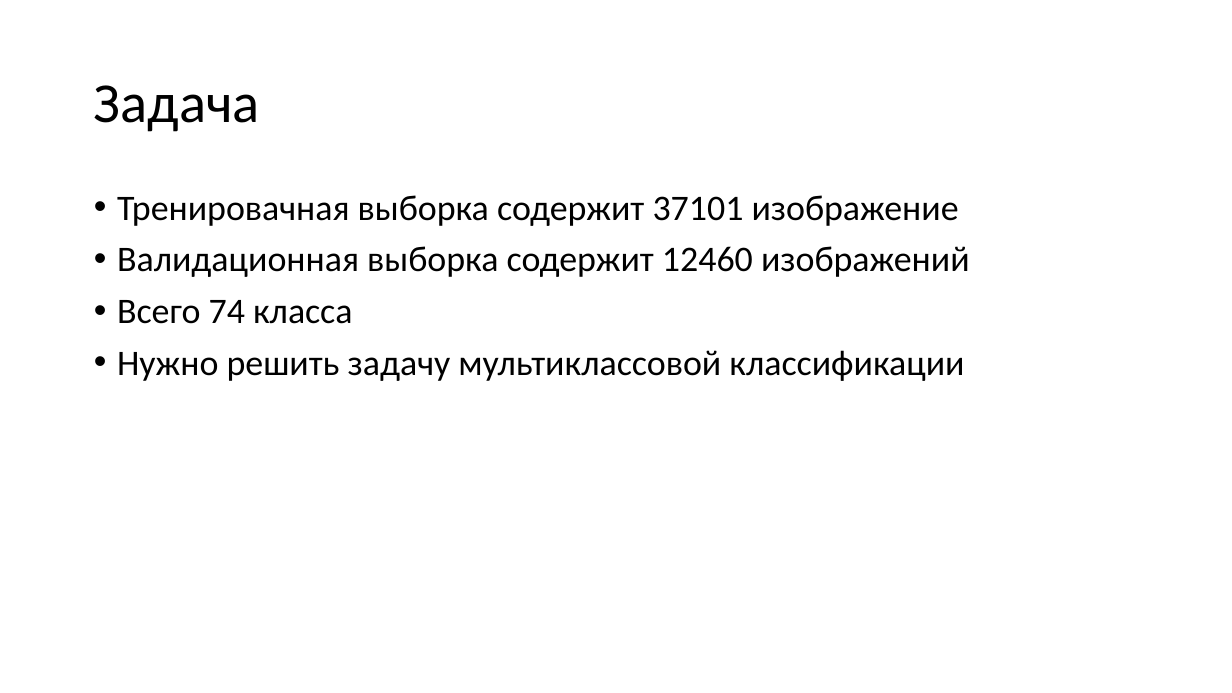
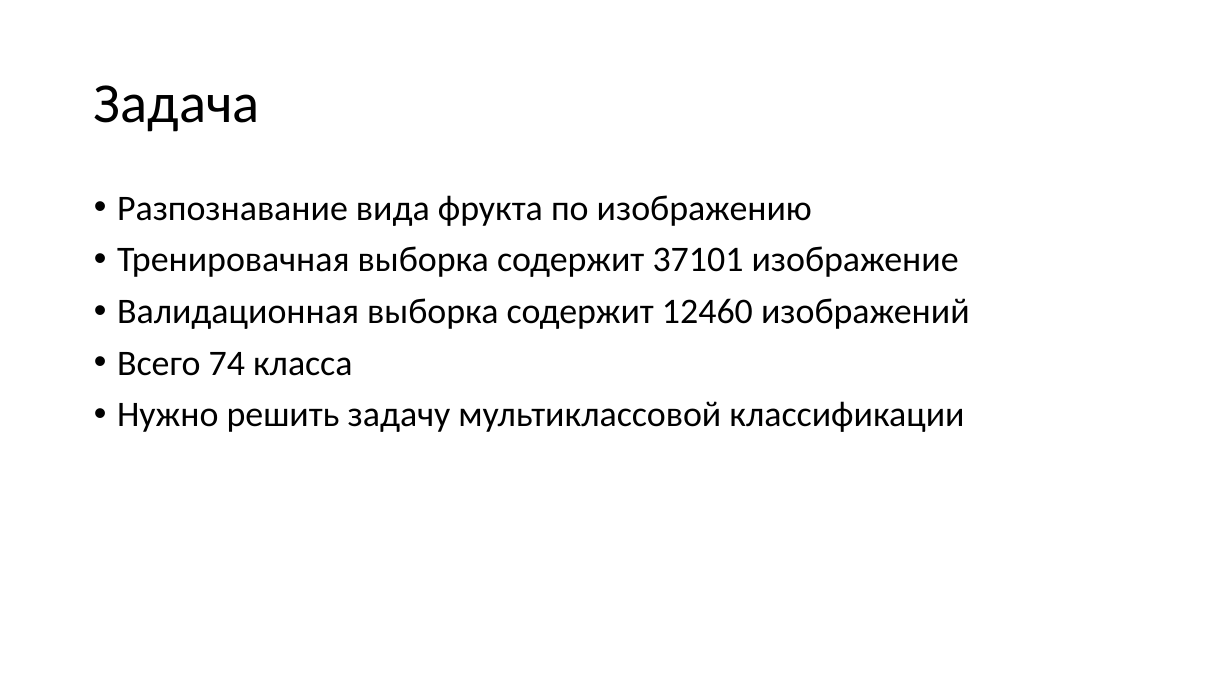
Before and after one commit to d768/ClassyBanana, a slide deck: slide 2 of data/presentation.pptx. Drawn at 1232x693 pixels with LibreOffice and Linux fonts; fonts in the diff are those of the drawing. Boxes give left, top, right and bottom in pixels: in the first picture for what was removed or moved away, otherwise in the second. Text is boxed around its words. In the diff, an @@ line names an element or a change of style, - is before the commit and + after.

```diff
--- a/data/presentation.pptx
+++ b/data/presentation.pptx
@@ text at <box>117,195,812,226</box>: paragraph added @@
+• Разпознавание вида фрукта по изображению
```
Also in this commit, not shown: 6 other slides changed, 1 slide removed.
